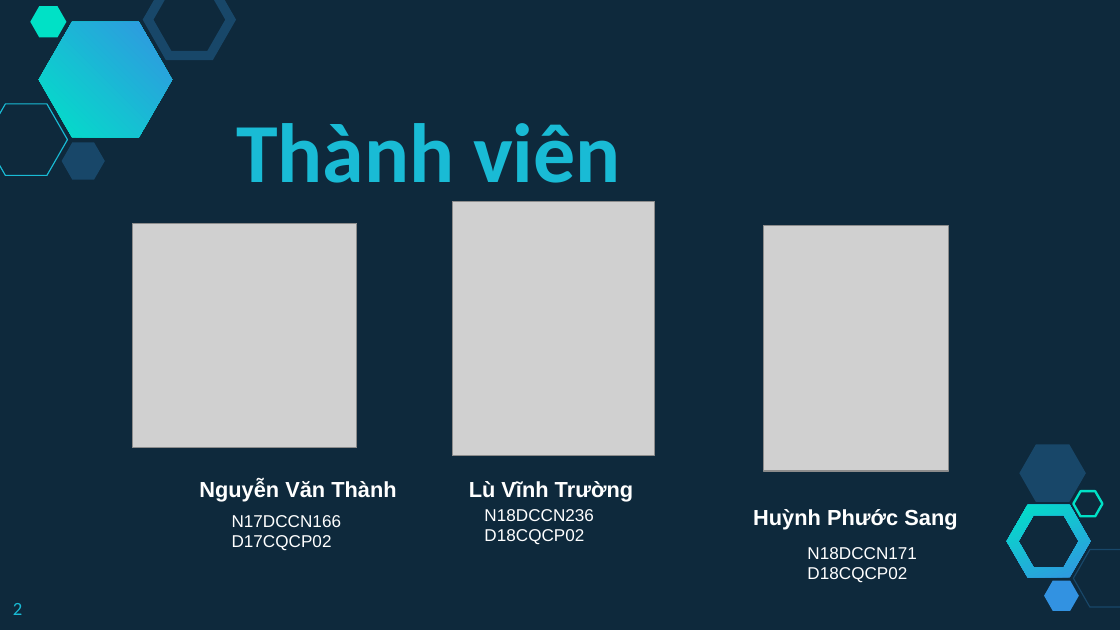
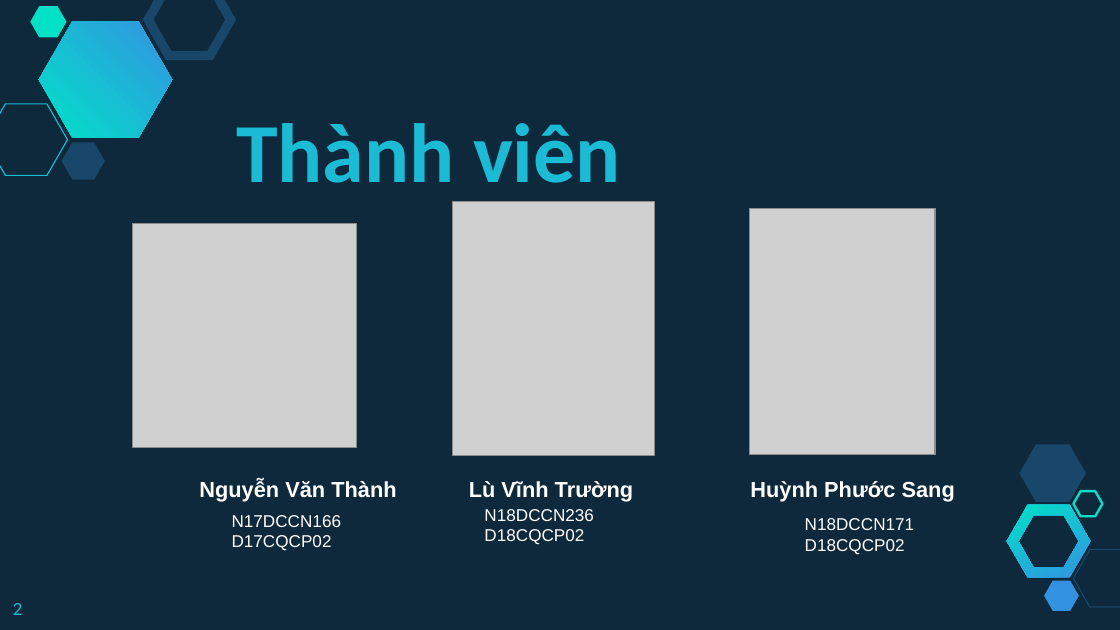
Before and after one commit to huynhphuocsang/Client-Server-Vigenere, a slide deck: slide 2 of Slide-Nhom7.pptx. Drawn at 1120x630 pixels with LibreOffice and Linux fonts; fonts in the diff are those of the drawing; grey boxes stand for pictures. Boxes give left, top, right and bottom in pixels: in the first picture for what was removed or moved away, otherwise in the second. Text is boxed around its words. In the diff, an @@ line names an element or a change of style, - is before the commit and + after.

```diff
--- a/Slide-Nhom7.pptx
+++ b/Slide-Nhom7.pptx
@@ picture: place and size @@
-picture at bbox=[763, 225, 948, 470]
+picture at bbox=[750, 208, 935, 454]
@@ text "Huỳnh Phước Sang": place and size @@
-text "Huỳnh Phước Sang" at bbox=[753, 509, 957, 530]
+text "Huỳnh Phước Sang" at bbox=[750, 481, 955, 501]
@@ text "N18DCCN171": place and size @@
-text "N18DCCN171" at bbox=[807, 547, 917, 583]
+text "N18DCCN171" at bbox=[805, 518, 915, 555]
```
Also in this commit, not shown: 7 other slides changed, 12 other files.
